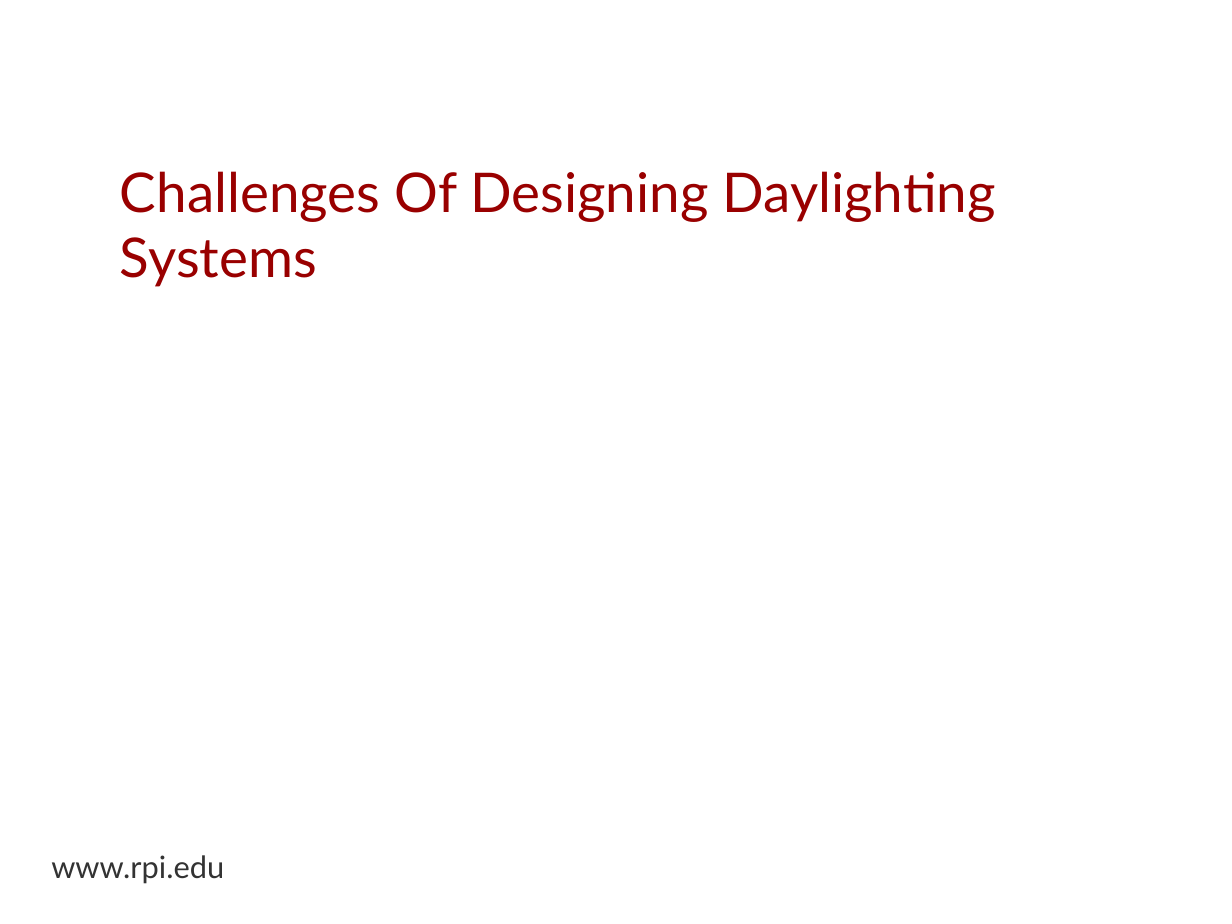
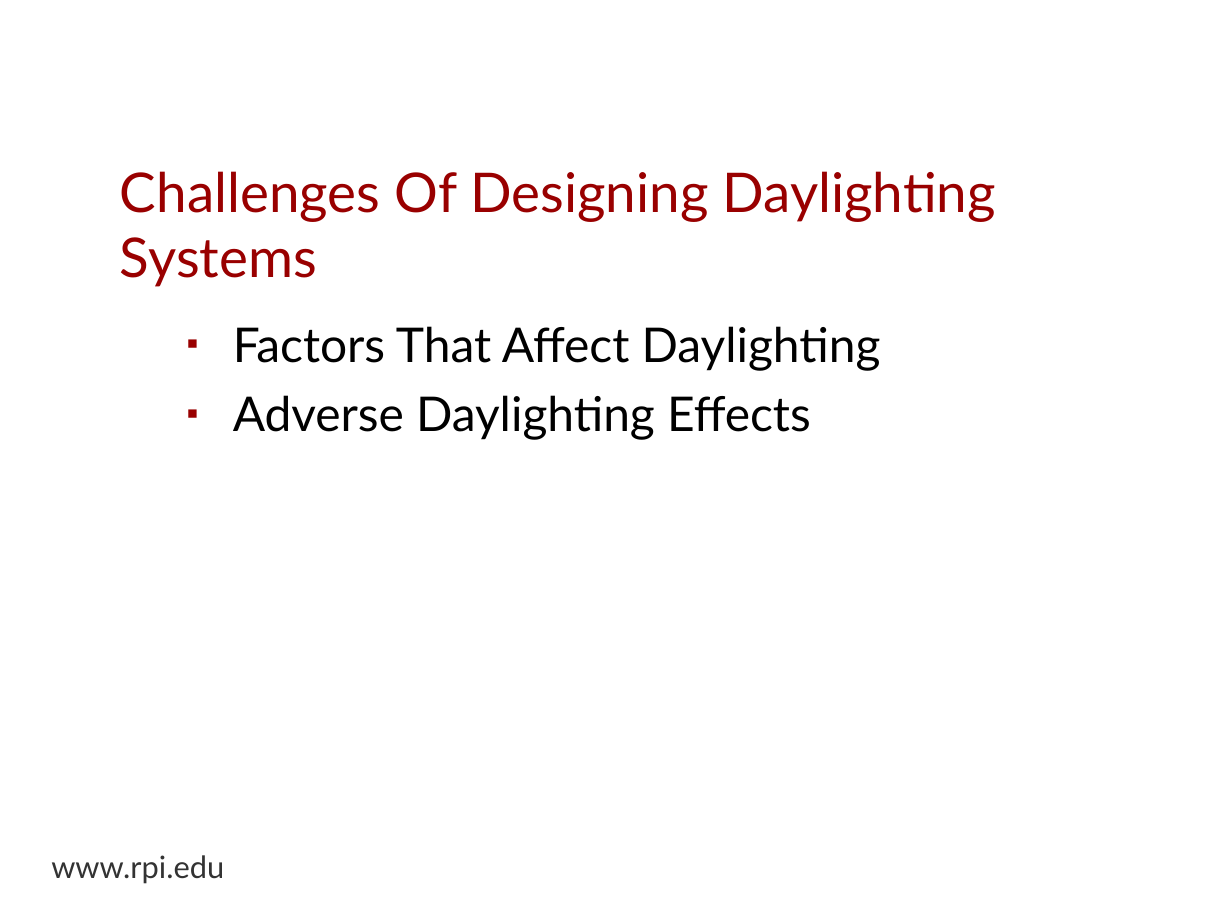
Before and after one commit to espinm2/master_presentation, a slide deck: slide 10 of max_espinoza.odp. Drawn at 1232x924 pixels with LibreOffice and Linux fonts; fonts in the diff are those of the drawing; background and template pictures are left out. Boxes give left, top, right and bottom in pixels: in the first picture for what was removed or moved away, otherwise in the second. Text is boxed around its words. In the diff, an @@ line names an element or a change of style, - is before the commit and + after.

```diff
--- a/max_espinoza.odp
+++ b/max_espinoza.odp
@@ text added at box(233, 326, 881, 440), 28 pt, text #000000 @@
+▪ Factors That Affect Daylighting
+▪ Adverse Daylighting Effects
```
Also in this commit, not shown: 1 other slide changed, 7 slides added, 1 slide removed, 1 other file.
